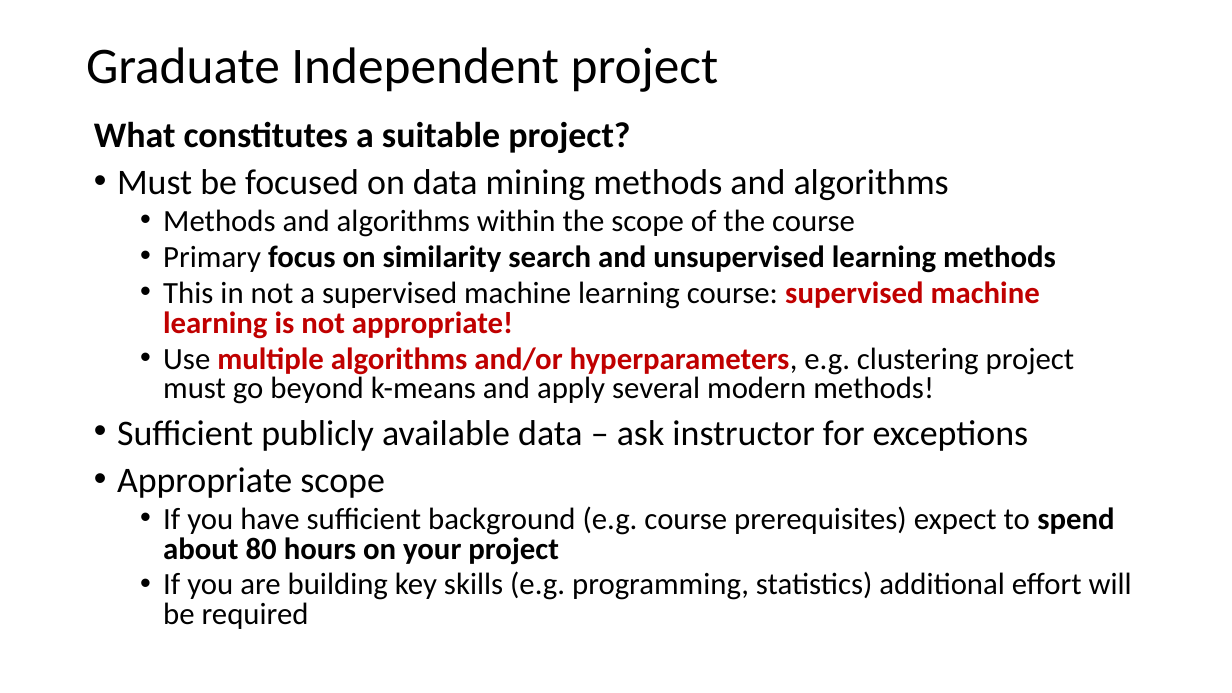
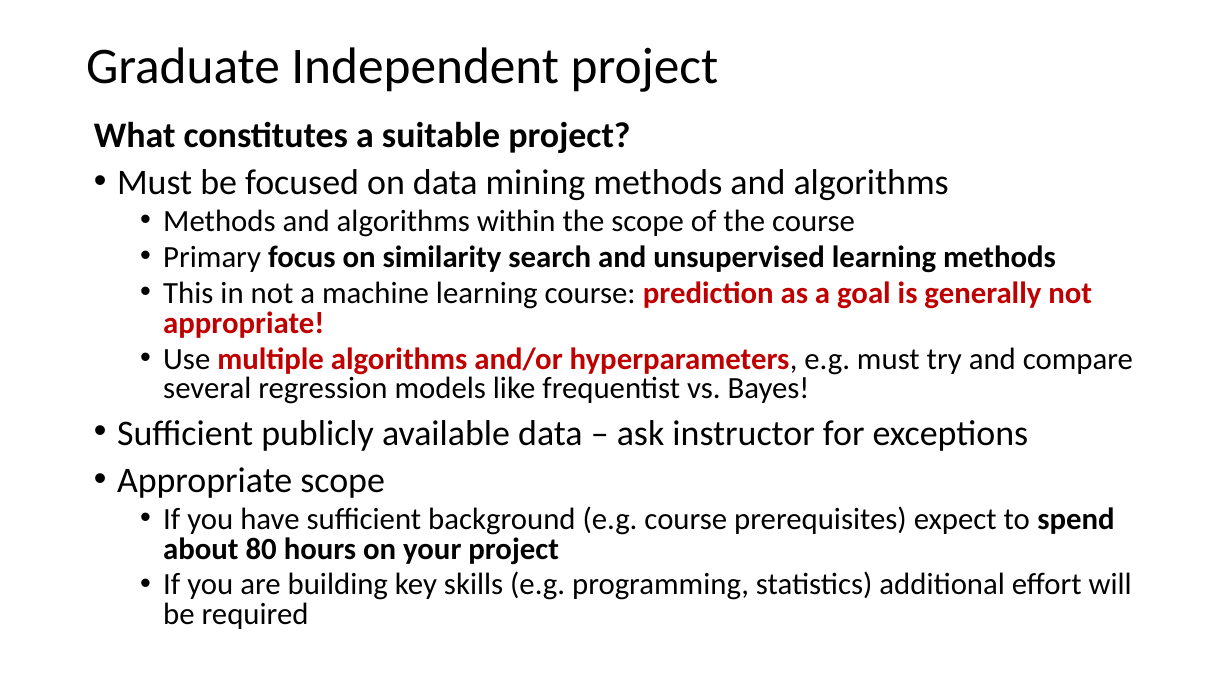
Before and after one commit to StephenElston/CSCI-E-83, a slide deck: slide 3 of SupplementaryMaterials/GraduateIndependentProject.pptx. Drawn at 1232x693 pixels with LibreOffice and Linux fonts; fonts in the diff are those of the drawing. Boxes give left, top, right and bottom in pixels: in the first picture for what was removed or moved away, otherwise in the second. Text is boxed around its words. In the diff, an @@ line names an element or a change of style, - is before the commit and + after.

Commit message:
Updates and correction to graudate project slides

```diff
--- a/SupplementaryMaterials/GraduateIndependentProject.pptx
+++ b/SupplementaryMaterials/GraduateIndependentProject.pptx
@@ text at (x1=163, y1=281, x2=1133, y2=404): text changed @@
-  • This in not a supervised machine learning course: supervised machine learning is not appropriate!
-  • Use multiple algorithms and/or hyperparameters, e.g. clustering project must go beyond k-means and apply several modern methods!
+  • This in not a machine learning course: prediction as a goal is generally not appropriate!
+  • Use multiple algorithms and/or hyperparameters, e.g. must try and compare several regression models like frequentist vs. Bayes!
```
Also in this commit, not shown: 5 other slides changed.
